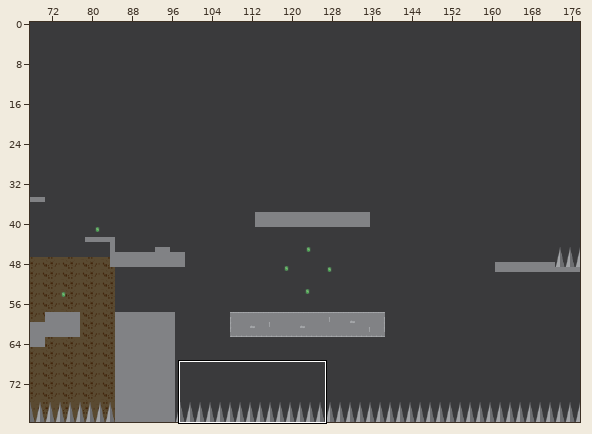
Level history. Tiled map: assets/Tilemaps/Map2.tmx. Above: a wide view before the commit, with the close-up outlined.
Close-up. First the earlier version:
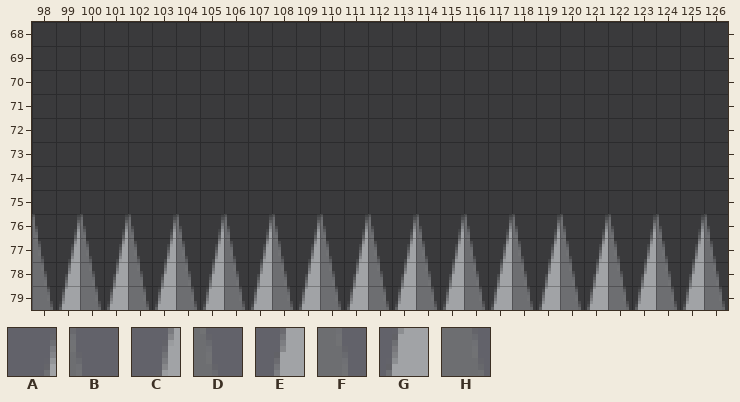
Cells are 8x8 px. Shown: x 98..126, y 68..79. The commit also changed other parts of the map, which this record leaves out.
Key: from "tileset2": A 78, B 79, C 94, D 95, E 110, F 111, G 126, H 127.
_ is an empty cell, # one hidden under a higher layer.
Layers that did not change in this view are not listed.
Layer "Hazard" before, first column x 98:
68 _____________________________
69 _____________________________
70 _____________________________
71 _____________________________
72 _____________________________
73 _____________________________
74 _____________________________
75 _____________________________
76 BABABABABABABABABABABABABABAB
77 DCDCDCDCDCDCDCDCDCDCDCDCDCDCD
78 FEFEFEFEFEFEFEFEFEFEFEFEFEFEF
79 HGHGHGHGHGHGHGHGHGHGHGHGHGHGH
After the commit:
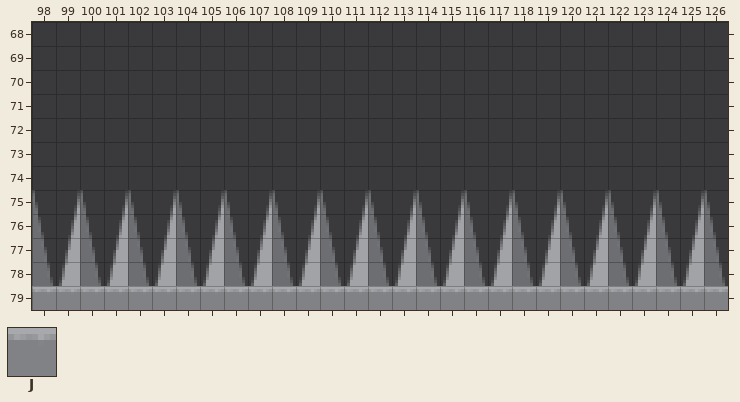
Further tiles: from "tileset1": J 0.
Change:
Changed rows in their new state; . is an unchanged cell.
Layer "Hazard":
first column x 98:
75 BABABABABABABABABABABABABABAB
76 DCDCDCDCDCDCDCDCDCDCDCDCDCDCD
77 FEFEFEFEFEFEFEFEFEFEFEFEFEFEF
78 HGHGHGHGHGHGHGHGHGHGHGHGHGHGH
79 #############################
Layer "Terrain":
first column x 98:
79 JJJJJJJJJJJJJJJJJJJJJJJJJJJJJ
Where, in picture pixels (left, top, right, bottom), the same in both close-ups:
changed: (32, 190, 728, 310)
